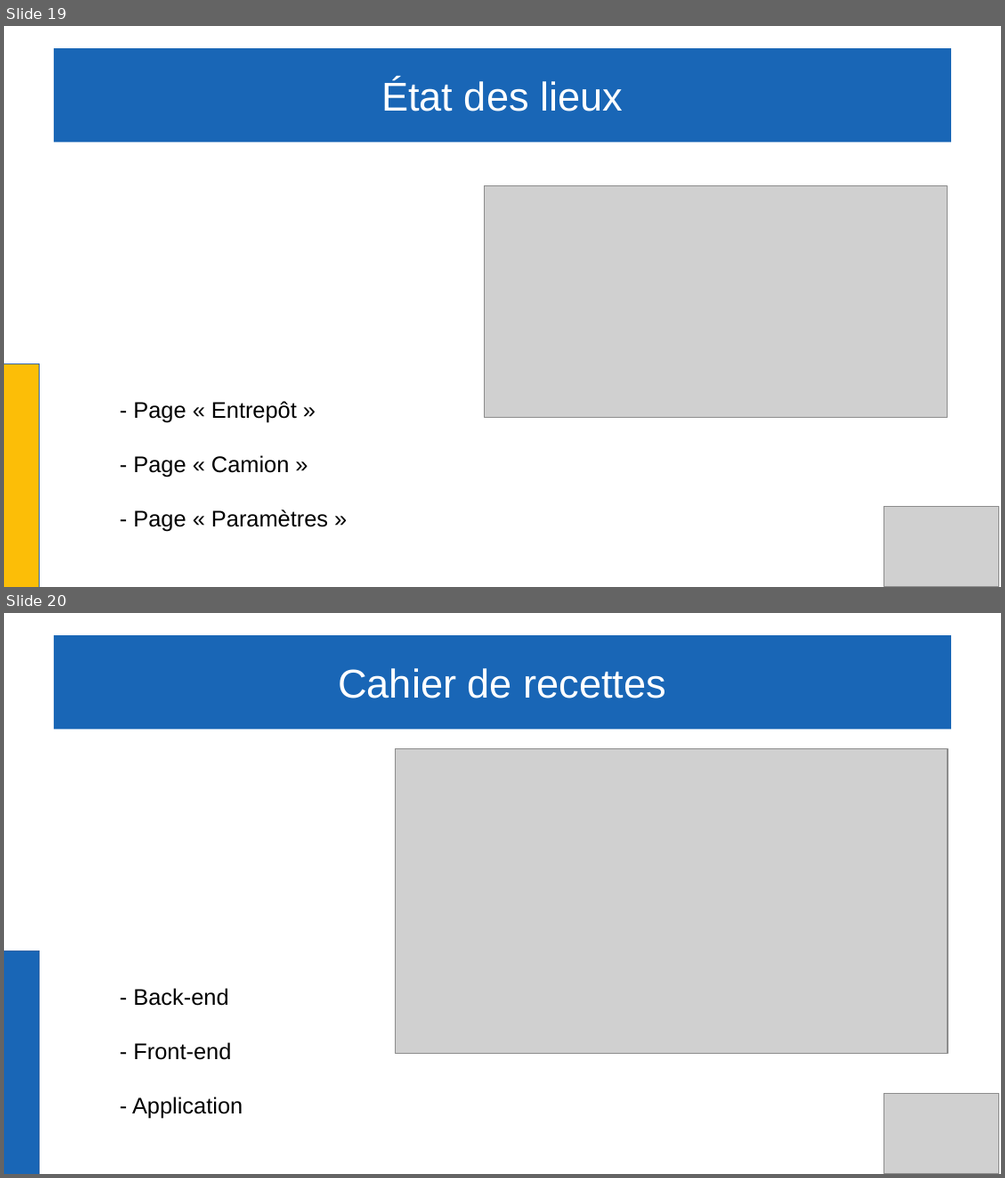
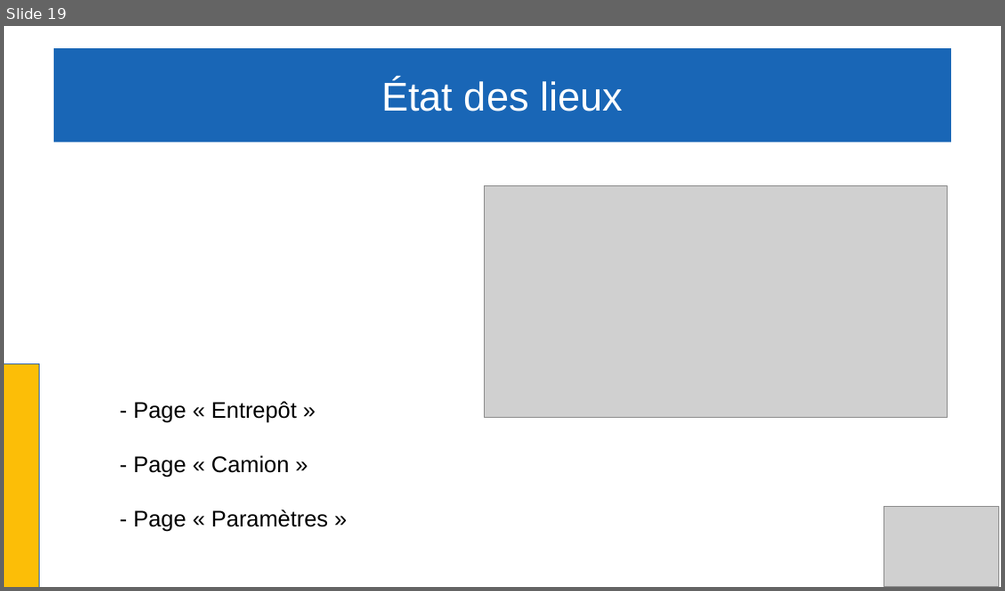
Before and after one commit to Gabin221/Tracking-BLE-documents, a slide deck: Revues/Revues2/Gabin/presentation_gabin.odp. Shown one above the other, each under a label of ours: slides 19 and 20 before the commit, slide 19 after it. The pictures are 1005x1178 and 1005x591 pixels, drawn with LibreOffice and Linux fonts; fonts in the diff are those of the drawing; grey boxes stand for pictures. Boxes give left, top, right and bottom in pixels: in the first picture for what was removed or moved away, otherwise in the second. Text is boxed around its words. In the diff, an @@ line names an element or a change of style, - is before the commit and + after.

```diff
--- a/Revues/Revues2/Gabin/presentation_gabin.odp
+++ b/Revues/Revues2/Gabin/presentation_gabin.odp
@@ slide 20 removed at (x1=4, y1=613, x2=1001, y2=1174), background #FFFFFF @@
@@ title removed at (x1=54, y1=635, x2=951, y2=730) @@
-Cahier de recettes
@@ picture removed at (x1=396, y1=748, x2=947, y2=1054) @@
@@ rectangle removed at (x1=4, y1=951, x2=40, y2=1174) @@
@@ text removed at (x1=132, y1=988, x2=243, y2=1119) @@
-- Back-end
-- Front-end
-- Application
@@ picture removed at (x1=884, y1=1094, x2=999, y2=1173) @@
```
Also in this commit, not shown: 3 other files.
